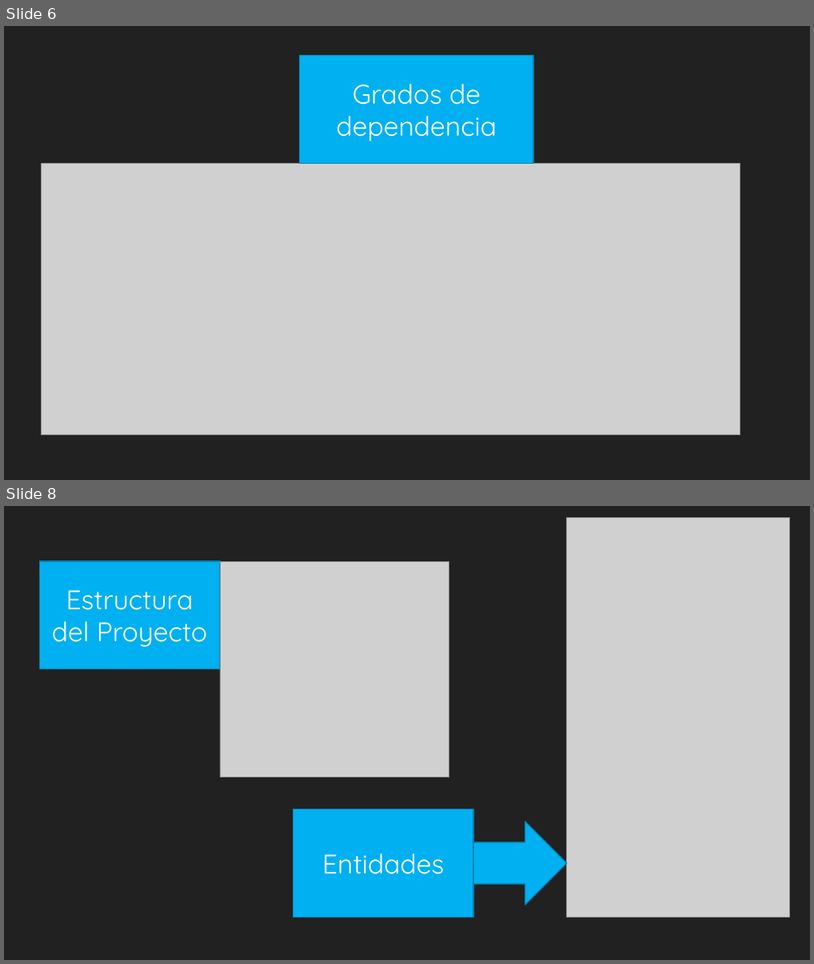
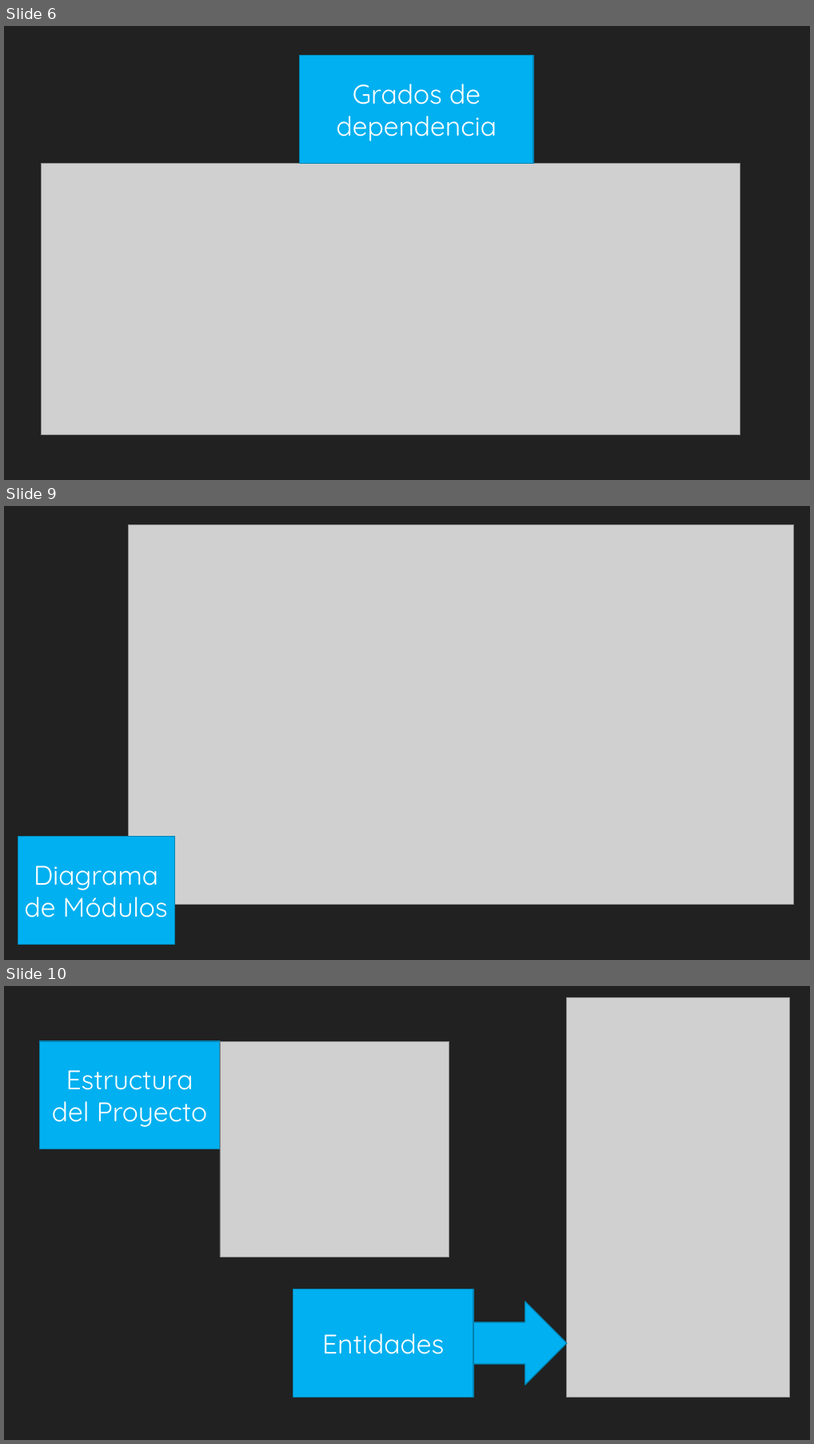
Before and after one commit to jdgonzalezd1/AppausaProject, a slide deck: Docs/Appausa 3.0.pptx. Shown one above the other, each under a label of ours: slides 6 and 8 before the commit, slides 6, 9 and 10 after it; the slides between them are not shown. The pictures are 814x964 and 814x1444 pixels, drawn with LibreOffice and Linux fonts; fonts in the diff are those of the drawing; grey boxes stand for pictures. Boxes give left, top, right and bottom in pixels: in the first picture for what was removed or moved away, otherwise in the second. Text is boxed around its words. In the diff, an @@ line names an element or a change of style, - is before the commit and + after.

```diff
--- a/Docs/Appausa 3.0.pptx
+++ b/Docs/Appausa 3.0.pptx
@@ slide 9 added at [4,506,810,960], background #212121 @@
@@ picture added at [129,525,794,904] @@
@@ rectangle added at [18,836,174,944], fill #00B0F0, outline #0082B2 1.25 pt, 32 pt, text #FFFFFF @@
+Diagrama de Módulos
@@ what was slide 8 is now slide 10 @@
```
Also in this commit, not shown: 1 slide changed, 1 other slide added, 3 other files.
